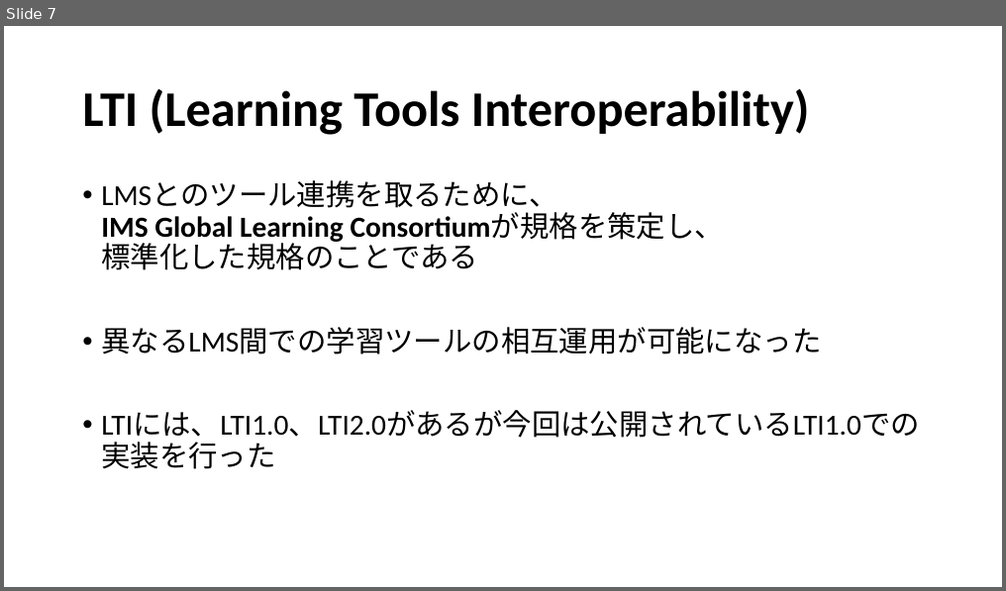
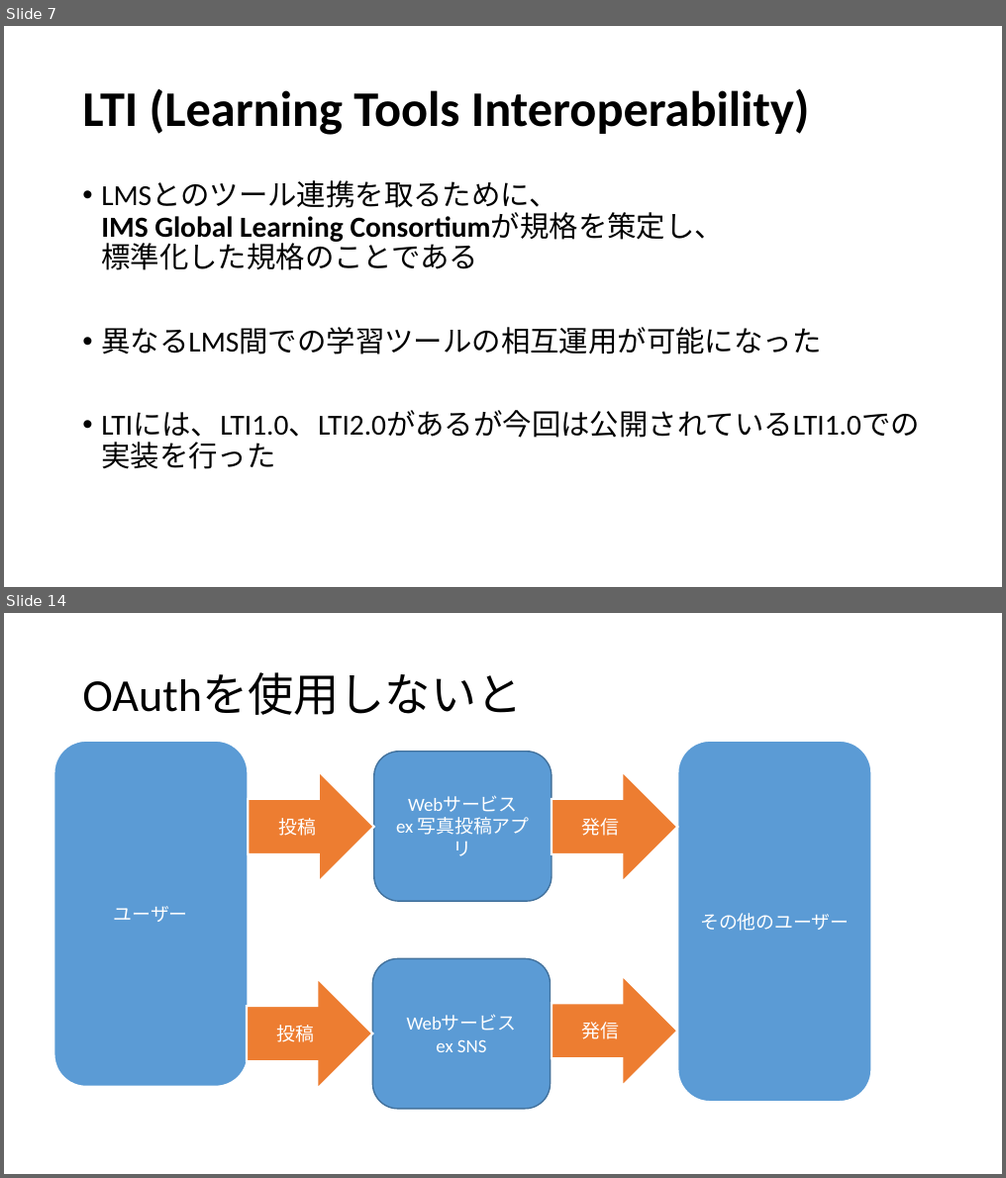
Before and after one commit to fujiLabo/fuji_simu, a slide deck: 卒検発表(suga).pptx. Shown one above the other, each under a label of ours: slide 7 before the commit, slides 7 and 14 after it; the slides between them are not shown. The pictures are 1006x591 and 1006x1178 pixels, drawn with LibreOffice and Linux fonts; fonts in the diff are those of the drawing. Boxes give left, top, right and bottom in pixels: in the first picture for what was removed or moved away, otherwise in the second. Text is boxed around its words. In the diff, an @@ line names an element or a change of style, - is before the commit and + after.

Commit message:
覚えてない

```diff
--- a/卒検発表(suga).pptx
+++ b/卒検発表(suga).pptx
@@ slide 14 added at [4, 613, 1002, 1174], background #FFFFFF @@
@@ title added at [82, 673, 522, 715], 33 pt, text #000000 @@
+OAuthを使用しないと
@@ rounded rectangle added at [54, 741, 248, 1087], fill #5B9BD5, outline #FFFFFF 1.5 pt, 13.5 pt, text #FFFFFF @@
+ユーザー
@@ rounded rectangle added at [374, 752, 551, 901], fill #5B9BD5, outline #43739E 1 pt, 13.5 pt, text #FFFFFF @@
+Webサービス
+ex 写真投稿アプリ
@@ rounded rectangle added at [677, 741, 871, 1102], fill #5B9BD5, outline #FFFFFF 1.5 pt, 13.5 pt, text #FFFFFF @@
+その他のユーザー
@@ right arrow added at [248, 771, 373, 882], fill #ED7D31, outline #FFFFFF 1.5 pt, 13.5 pt, text #FFFFFF @@
+投稿
@@ right arrow added at [551, 771, 677, 882], fill #ED7D31, outline #FFFFFF 1.5 pt, 13.5 pt, text #FFFFFF @@
+発信
@@ rounded rectangle added at [372, 959, 549, 1109], fill #5B9BD5, outline #43739E 1 pt, 13.5 pt, text #FFFFFF @@
+Webサービス
+ex SNS
@@ right arrow added at [247, 978, 372, 1089], fill #ED7D31, outline #FFFFFF 1.5 pt, 13.5 pt, text #FFFFFF @@
+投稿
@@ right arrow added at [551, 975, 677, 1086], fill #ED7D31, outline #FFFFFF 1.5 pt, 13.5 pt, text #FFFFFF @@
+発信
```
Also in this commit, not shown: 5 slides changed, 7 other slides added, 2 slides removed, 2 other files.
